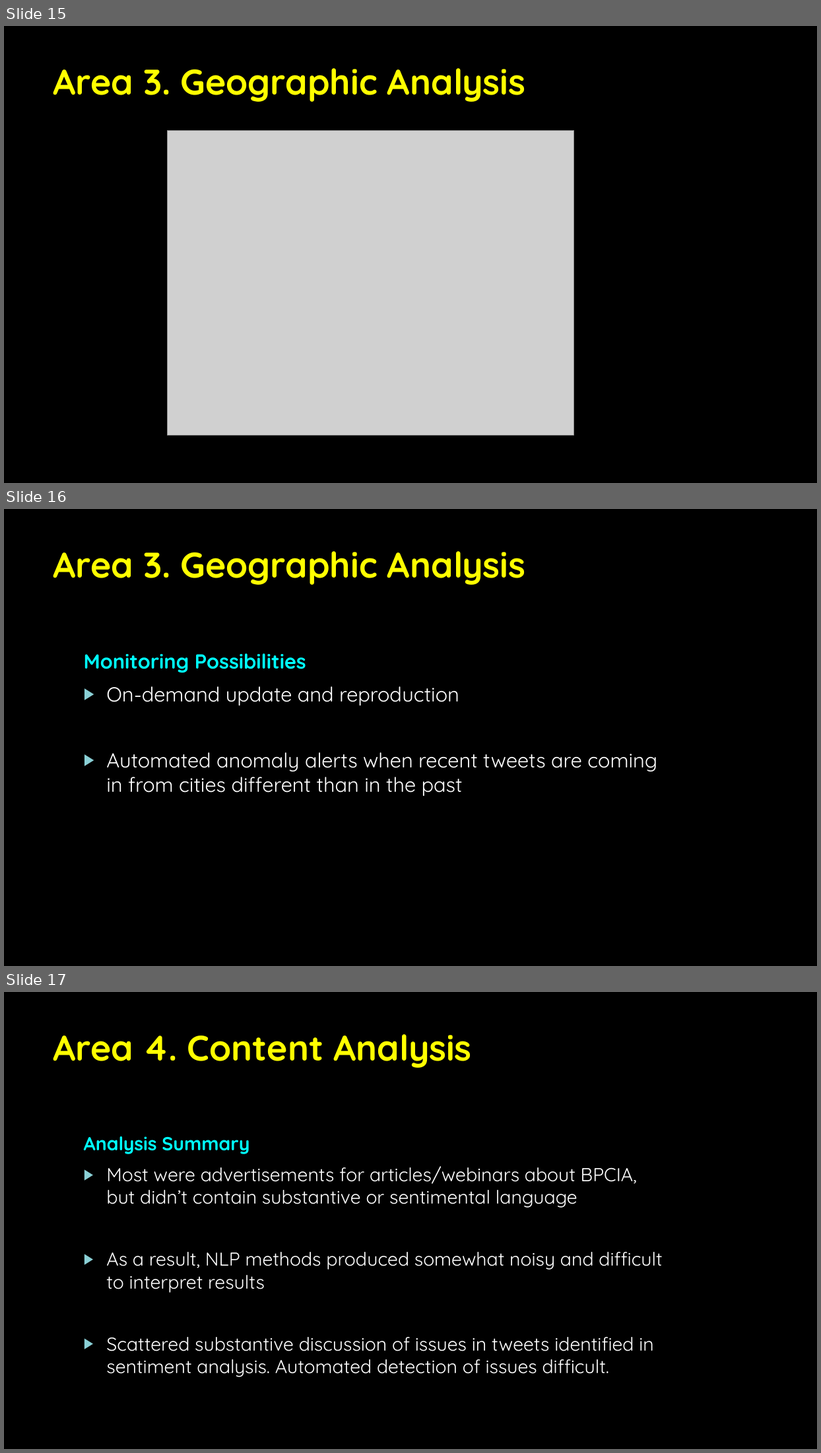
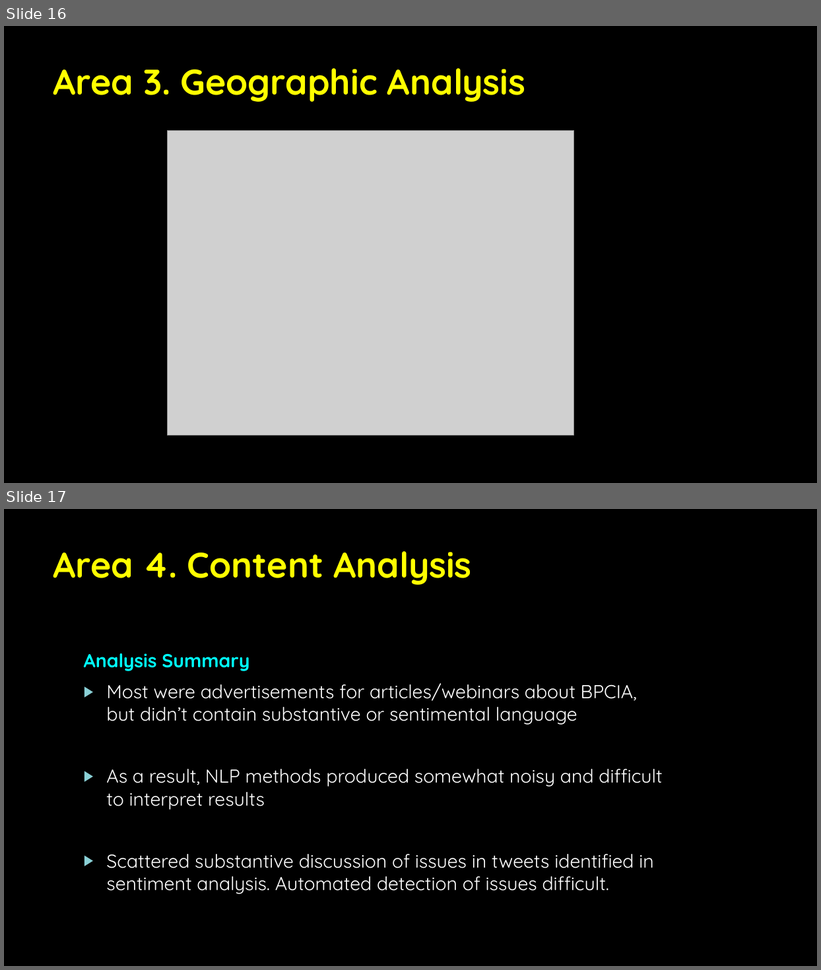
Before and after one commit to Luke-Patterson/BPCIA, a slide deck: BPCI Twitter Analysis Slides.pptx. Shown one above the other, each under a label of ours: slides 15, 16 and 17 before the commit, slides 16 and 17 after it. The pictures are 821x1453 and 821x970 pixels, drawn with LibreOffice and Linux fonts; fonts in the diff are those of the drawing; grey boxes stand for pictures; background and template pictures are left out. Boxes give left, top, right and bottom in pixels: in the first picture for what was removed or moved away, otherwise in the second. Text is boxed around its words. In the diff, an @@ line names an element or a change of style, - is before the commit and + after.

```diff
--- a/BPCI Twitter Analysis Slides.pptx
+++ b/BPCI Twitter Analysis Slides.pptx
@@ slide 16 removed at [4,509,817,966], background picture (left out) @@
@@ title removed at [54,551,526,585] @@
-Area 3. Geographic Analysis
@@ text removed at [84,654,657,796] @@
-Monitoring Possibilities
-▶ On-demand update and reproduction
-▶ Automated anomaly alerts when recent tweets are coming in from cities different than in the past
@@ what was slide 15 is now slide 16 @@
```
Also in this commit, not shown: 2 slides changed, 2 slides added, 1 other slide removed, 35 other files.
